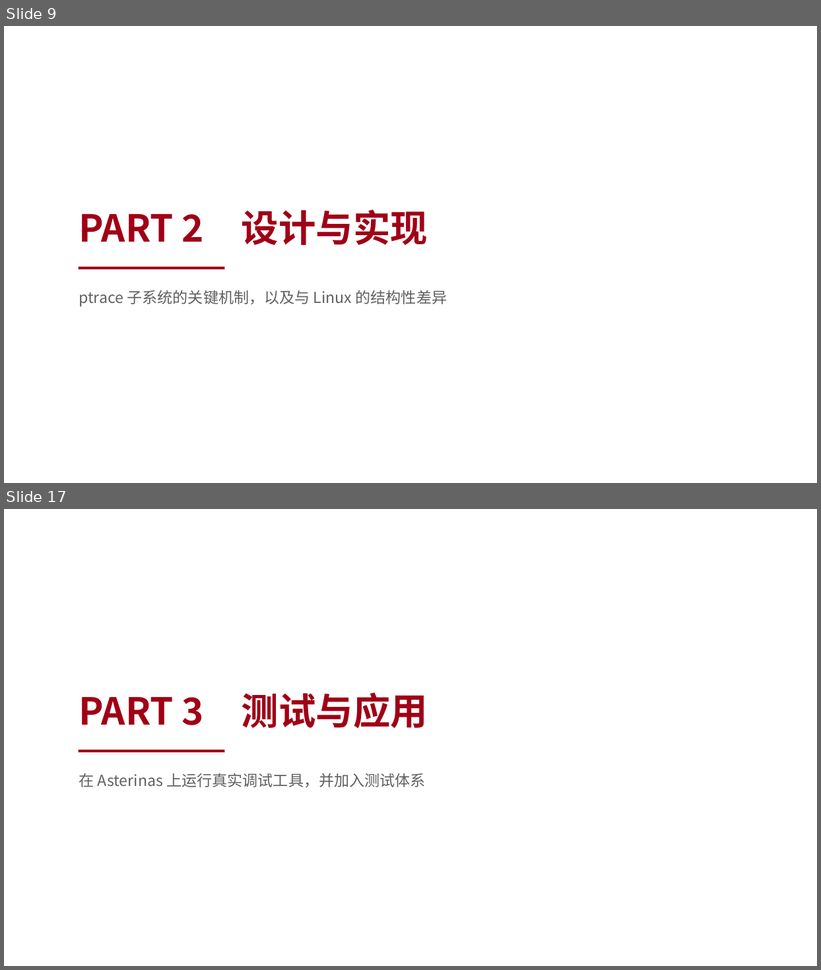
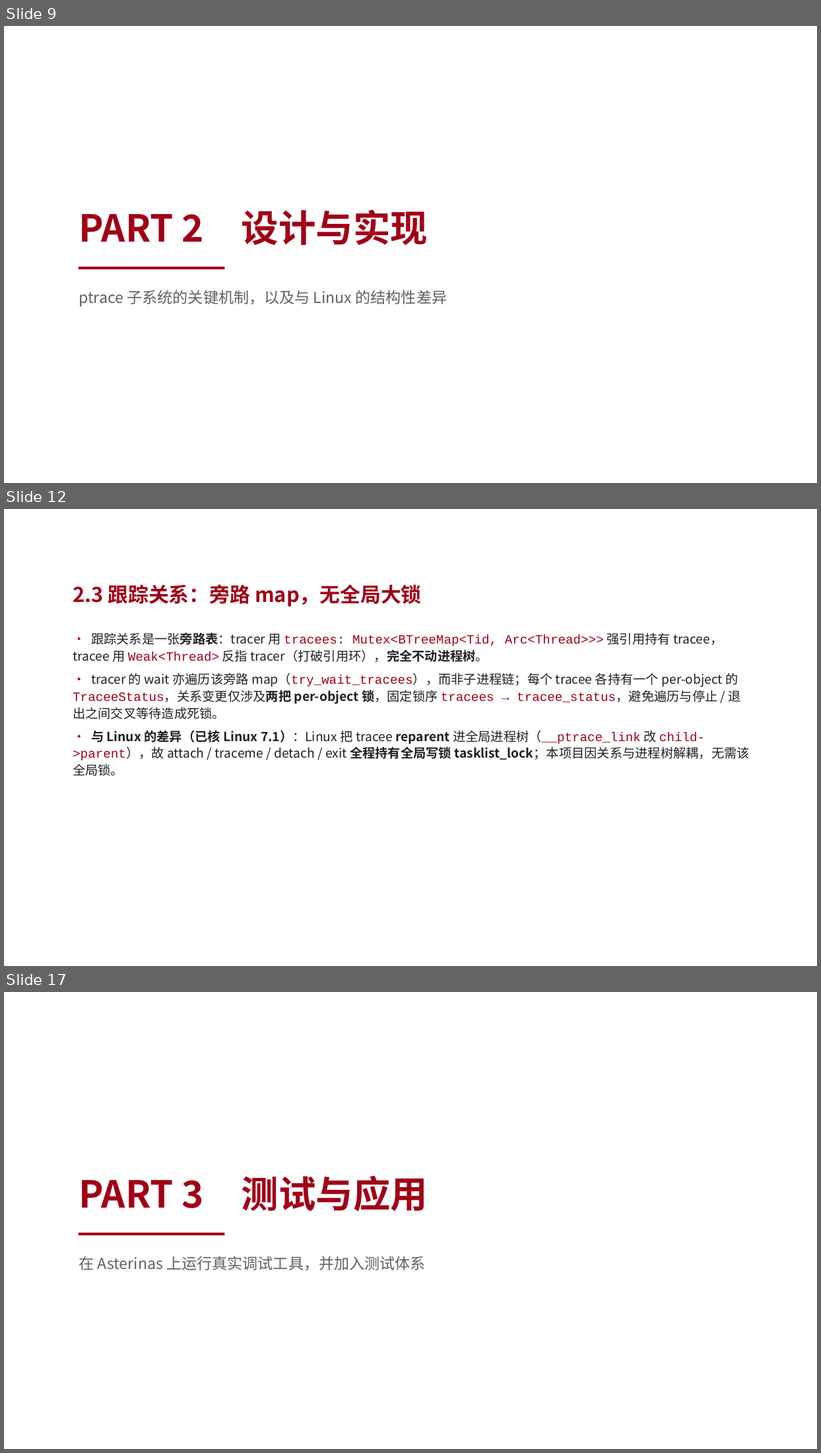
Before and after one commit to vvvvsv/asterinas, a slide deck: research_practice/答辩-科研实践.pptx. Shown one above the other, each under a label of ours: slides 9 and 17 before the commit, slides 9, 12 and 17 after it; the slides between them are not shown. The pictures are 821x970 and 821x1453 pixels, drawn with LibreOffice and Linux fonts; fonts in the diff are those of the drawing; background and template pictures are left out. Boxes give left, top, right and bottom in pixels: in the first picture for what was removed or moved away, otherwise in the second. Text is boxed around its words. In the diff, an @@ line names an element or a change of style, - is before the commit and + after.

```diff
--- a/research_practice/答辩-科研实践.pptx
+++ b/research_practice/答辩-科研实践.pptx
@@ slide 12 added at box(4, 509, 817, 966), background picture (left out) @@
@@ text added at box(73, 584, 422, 607), 24 pt, text #A00016, bold @@
+2.3 跟踪关系：旁路 map，无全局大锁
@@ text added at box(73, 632, 750, 776), 15 pt, text #202020 @@
+• 跟踪关系是一张旁路表：tracer 用 tracees: Mutex<BTreeMap<Tid, Arc<Thread>>> 强引用持有 tracee，tracee 用 Weak<Thread> 反指 tracer（打破引用环），完全不动进程树。
+• tracer 的 wait 亦遍历该旁路 map（try_wait_tracees），而非子进程链；每个 tracee 各持有一个 per-object 的 TraceeStatus，关系变更仅涉及两把 per-object 锁，固定锁序 tracees → tracee_status，避免遍历与停止 / 退出之间交叉等待造成死锁。
+• 与 Linux 的差异（已核 Linux 7.1）：Linux 把 tracee reparent 进全局进程树（__ptrace_link 改 child->parent），故 attach / traceme / detach / exit 全程持有全局写锁 tasklist_lock；本项目因关系与进程树解耦，无需该全局锁。
```
Also in this commit, not shown: 9 slides changed, 1 other slide added, 2 slides removed, 2 other files.
